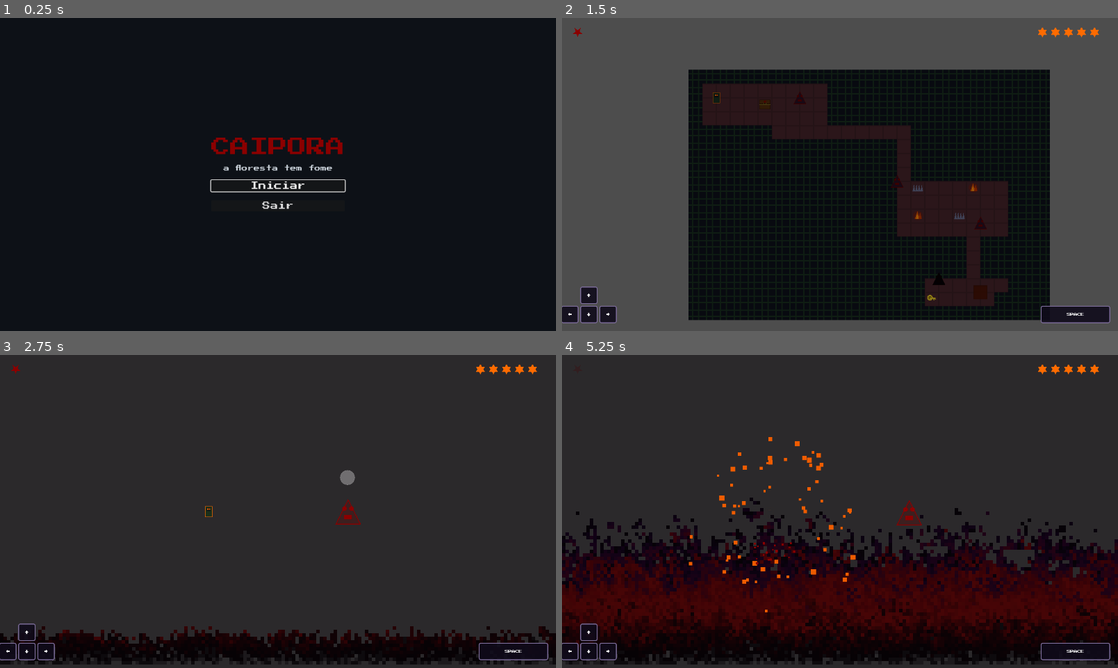
Above: before the commit, frames 1-4 (two rows, left to right).
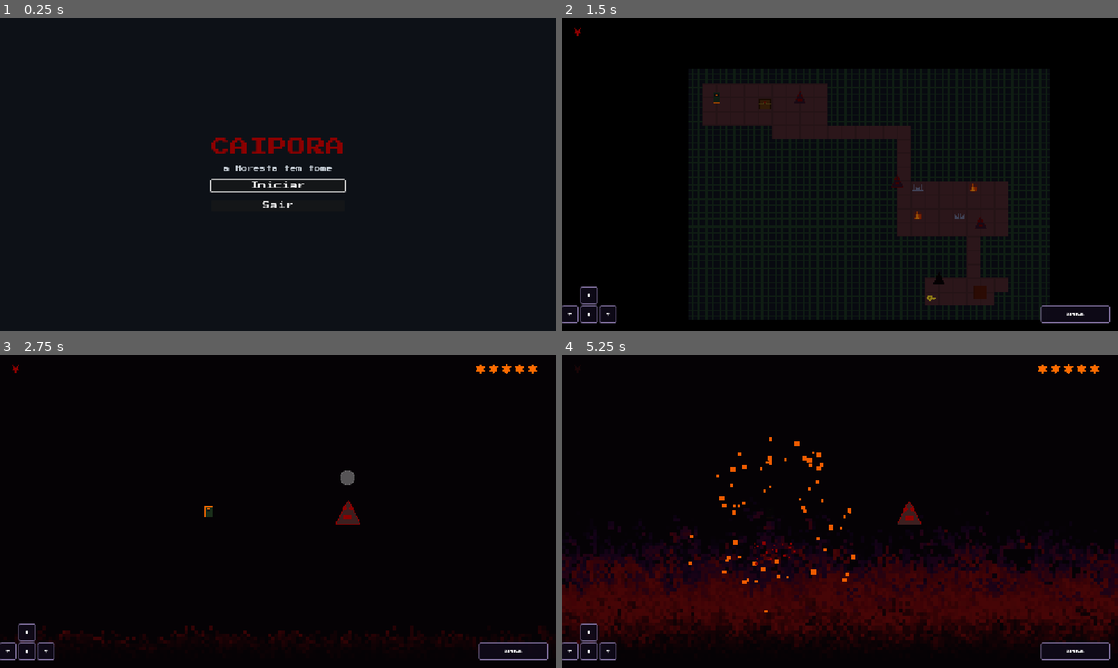
Above: after the commit, the same moments.

Repository: baltazarparra/darkgrid
Game: Godot game, scene res://scenes/ui/main_menu.tscn
The game is run twice, just before and just after one commit, with the same random seed, the same clock (stepped at 60 frames per second) and the same inputs.
Inputs (mouse positions are in pixels of both pictures, inside the frame that each line leads up to):
- Up to frame 1 (0.25 s): no input
- Up to frame 2 (1.5 s): click "Iniciar" at 0.5 s; click "Entrar na Floresta" at 1.25 s
- Up to frame 3 (2.75 s): tap Enter (ui_accept) at 2, 2.27 s; move the mouse to (400, 495) at 2.02 s; hold Right (ui_right) from 2.03 s (still down); hold Shift from 2.03 s (still down); click (400, 495) at 2.17 s
- Up to frame 4 (5.25 s): release Right (ui_right) at 2.75 s; release Shift at 2.75 s; drag from (728, 527) to (812, 574) at 2.77 s; move the mouse to (895, 442) at 3.52 s; hold Right (ui_right) 3.53-4.25 s; tap Ctrl at 3.6 s; drag from (812, 574) to (673, 464) at 4.27 s; move the mouse to (1006, 558) at 5.02 s; hold Left (ui_left) from 5.03 s (still down); tap Alt at 5.1 s

The runs differ from the first frame. In frame 1, 0.7% of the frame differs, in the area x 37-63%, y 38-62%; in frame 2, 47%; in frame 3, 91%, in the area x 0-100%, y 0-100%; in frame 4, 62%.

Commit message:
feat: alpha

Diff:
--- a/project.godot
+++ b/project.godot
@@ -30,6 +30,8 @@
 
 window/size/viewport_width=1280
 window/size/viewport_height=720
+window/stretch/mode="canvas_items"
+window/stretch/aspect="keep"
 
 [gui]
 
@@ -40,3 +42,4 @@
 renderer/rendering_method="gl_compatibility"
 renderer/rendering_method.mobile="gl_compatibility"
 textures/canvas_textures/default_texture_filter=0
+environment/defaults/default_clear_color=Color(0, 0, 0, 1)
--- a/scenes/exploration/exploration.tscn
+++ b/scenes/exploration/exploration.tscn
@@ -21,6 +21,7 @@
 color = Color(0.6, 0.62, 0.72, 1)
 
 [node name="Hud" parent="." instance=ExtResource("3_hud")]
+show_enemy_hp = false
 
 [node name="ControlsHud" type="CanvasLayer" parent="."]
 script = ExtResource("4_controls")
--- a/scripts/ui/hud.gd
+++ b/scripts/ui/hud.gd
@@ -1,6 +1,10 @@
 class_name Hud
 extends CanvasLayer
 
+# ─── Exports ───────────────────────────────────────
+@export var show_enemy_hp: bool = true
+
+# ─── State ─────────────────────────────────────────
 var _player_icons: HealthIcons
 var _enemy_icons: HealthIcons
 
@@ -11,25 +15,27 @@
 
 	_player_icons = HealthIcons.new()
 	_player_icons.setup(
-		Constants.CAIPORA_MAX_HEALTH,
+		GameState.caipora_max_hp,
 		HealthIcons.Shape.PENTAGRAM,
 		Constants.COLOR_BLOOD,
 		Color(0.25, 0.04, 0.04, 0.35)
 	)
+	_player_icons.set_current(GameState.caipora_current_hp)
 	hbox.add_child(_player_icons)
 
 	var spacer := Control.new()
 	spacer.size_flags_horizontal = Control.SIZE_EXPAND_FILL
 	hbox.add_child(spacer)
 
-	_enemy_icons = HealthIcons.new()
-	_enemy_icons.setup(
-		Constants.ENEMY_MAX_HEALTH,
-		HealthIcons.Shape.STAR_OF_DAVID,
-		Constants.COLOR_AMBER,
-		Color(0.3, 0.18, 0.02, 0.35)
-	)
-	hbox.add_child(_enemy_icons)
+	if show_enemy_hp:
+		_enemy_icons = HealthIcons.new()
+		_enemy_icons.setup(
+			Constants.ENEMY_MAX_HEALTH,
+			HealthIcons.Shape.STAR_OF_DAVID,
+			Constants.COLOR_AMBER,
+			Color(0.3, 0.18, 0.02, 0.35)
+		)
+		hbox.add_child(_enemy_icons)
 
 	SignalBus.caipora_health_changed.connect(_on_caipora_health_changed)
 	SignalBus.enemy_health_changed.connect(_on_enemy_health_changed)
@@ -45,6 +51,8 @@
 	_player_icons.set_current(new_health)
 
 func _on_enemy_health_changed(new_health: int, max_health: int) -> void:
+	if not show_enemy_hp:
+		return
 	if max_health != _enemy_icons._total:
 		_enemy_icons.setup(
 			max_health,
